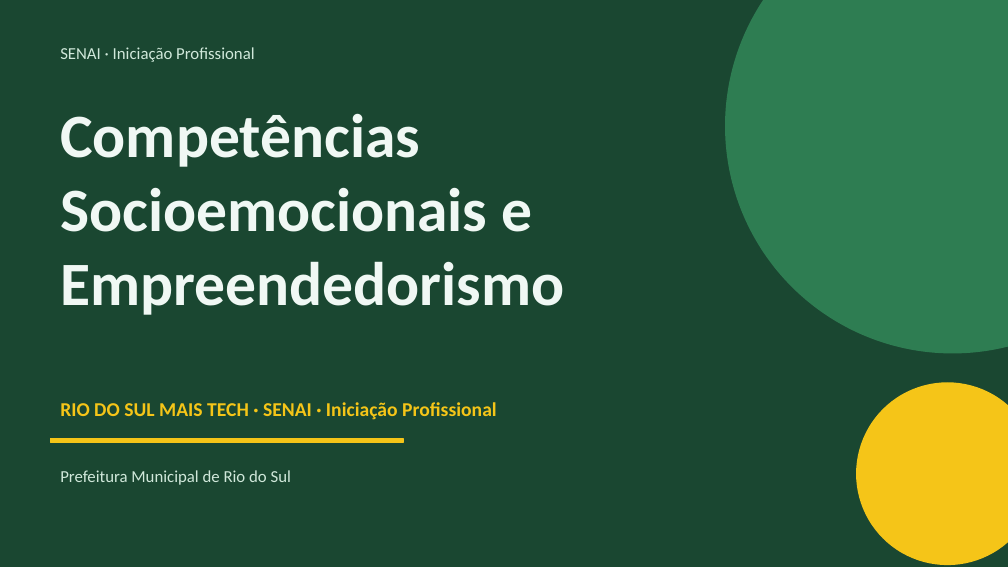
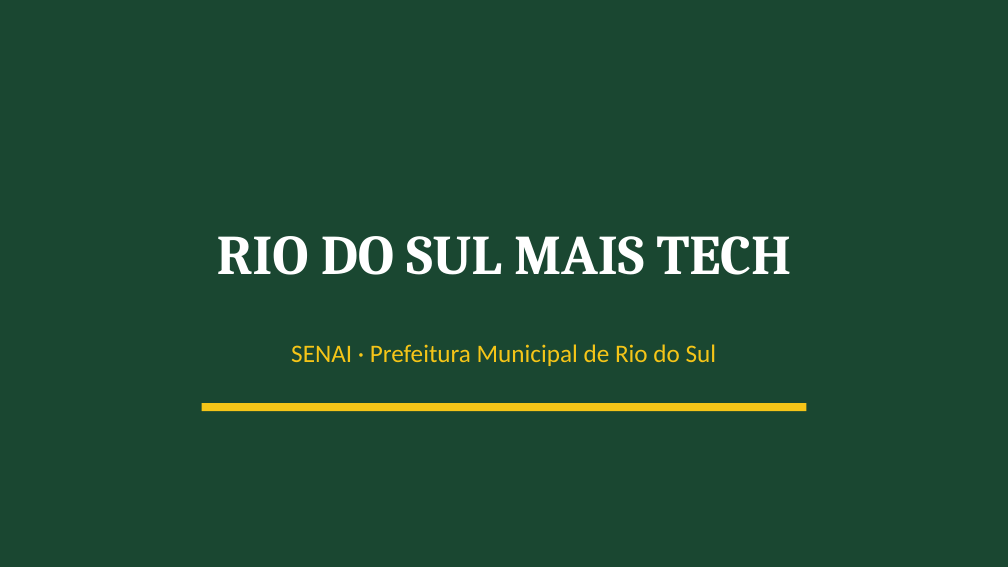
Before and after one commit to Gelvazio/professor-senai, a slide deck: slide 2 of sistema/FICHA-PRODUTO-MAIS-TECH/CompetenciasSocioemocionaisEmpreendedorismo/Slides_Competencias_Socioemocionais_Empreendedorismo.pptx (slide 1 before the commit). Drawn at 1008x567 pixels with LibreOffice and Linux fonts; fonts in the diff are those of the drawing. Boxes give left, top, right and bottom in pixels: in the first picture for what was removed or moved away, otherwise in the second. Text is boxed around its words. In the diff, an @@ line names an element or a change of style, - is before the commit and + after.

Commit message:
feat(uc1): expandir slides com conteudo completo da UC Competencias Socioemocionais

```diff
--- a/sistema/FICHA-PRODUTO-MAIS-TECH/CompetenciasSocioemocionaisEmpreendedorismo/Slides_Competencias_Socioemocionais_Empreendedorismo.pptx
+++ b/sistema/FICHA-PRODUTO-MAIS-TECH/CompetenciasSocioemocionaisEmpreendedorismo/Slides_Competencias_Socioemocionais_Empreendedorismo.pptx
@@ background #1A4731 to #FFFFFF @@
@@ rectangle added at (0, 0, 1008, 566), fill #1A4731 @@
@@ ellipse removed at (726, 0, 1008, 353) @@
@@ text removed at (60, 47, 254, 62) @@
-SENAI · Iniciação Profissional
@@ text removed at (60, 113, 564, 315) @@
-Competências
-Socioemocionais e
-Empreendedorismo
@@ text at (217, 236, 792, 275): text changed; size 14 to 40 pt; font Calibri to Cambria; text colour #F5C518 to #FFFFFF @@
-RIO DO SUL MAIS TECH · SENAI · Iniciação Profissional
+RIO DO SUL MAIS TECH
@@ text at (291, 344, 717, 366): text changed; size 12 to 18 pt; text colour #D0E8DA to #F5C518 @@
-Prefeitura Municipal de Rio do Sul
+SENAI · Prefeitura Municipal de Rio do Sul
@@ ellipse removed at (857, 383, 1008, 564) @@
@@ rectangle added at (202, 403, 806, 411), fill #F5C518 @@
@@ rectangle removed at (50, 438, 403, 443) @@
```
Also in this commit, not shown: 1 other slide changed, 28 slides added, 13 slides removed, 2 other files.
